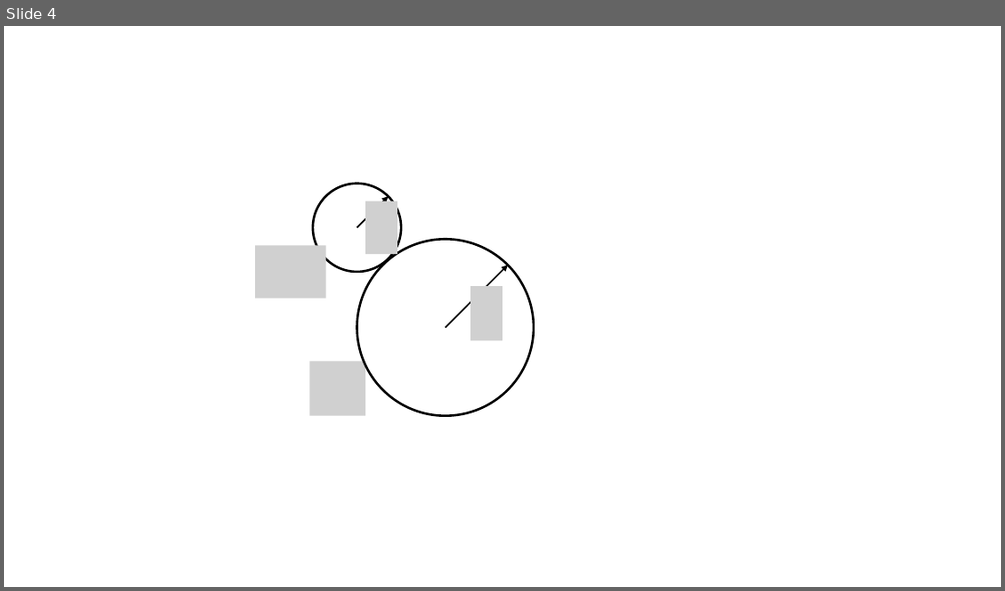
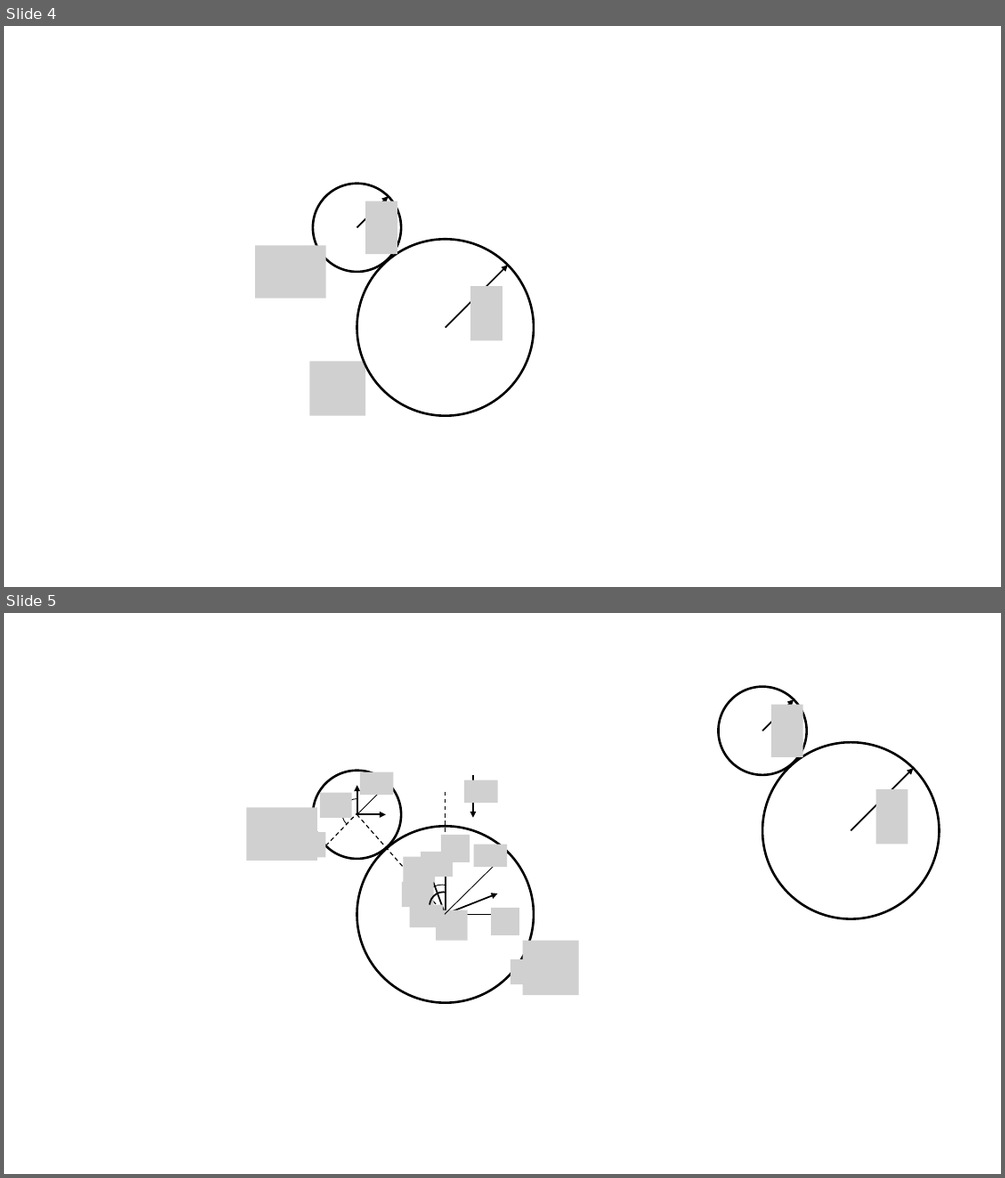
Before and after one commit to TimDunn-tds/FYP_DoD, a slide deck: Report/Figures.pptx. Shown one above the other, each under a label of ours: slide 4 before the commit, slides 4 and 5 after it. The pictures are 1005x591 and 1005x1178 pixels, drawn with LibreOffice and Linux fonts; fonts in the diff are those of the drawing; grey boxes stand for pictures. Boxes give left, top, right and bottom in pixels: in the first picture for what was removed or moved away, otherwise in the second. Text is boxed around its words. In the diff, an @@ line names an element or a change of style, - is before the commit and + after.

```diff
--- a/Report/Figures.pptx
+++ b/Report/Figures.pptx
@@ slide 5 added at <box>4,613,1001,1174</box>, background #FFFFFF @@
@@ ellipse added at <box>718,686,807,774</box>, outline #000000 2.25 pt @@
@@ arrow added from (762, 730) to (793, 699), #000000 1.5 pt @@
@@ picture added at <box>771,705,803,757</box> @@
@@ ellipse added at <box>762,742,938,919</box>, outline #000000 2.25 pt @@
@@ arrow added from (851, 831) to (914, 768), #000000 1.5 pt @@
@@ picture added at <box>876,789,908,844</box> @@
@@ group added at <box>246,770,579,1003</box>: 15 pictures, 9 arrows, 5 arc (boxed as its full ellipse)s, 3 lines, 2 ellipses @@
```
Also in this commit, not shown: 21 other files.
